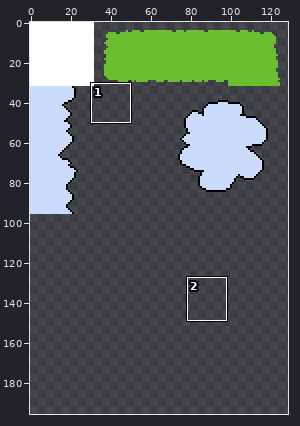
Sprite sheet, stored at textures/dreamland.png. Above, an overview of the earlier version with the close-up marked.
Close-up. The starting point:
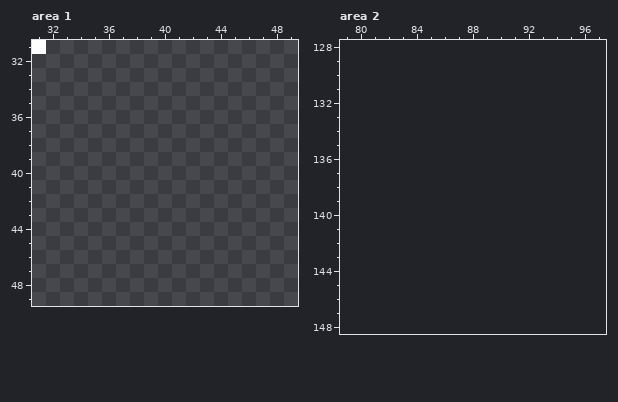
The file is 128x128 pixels. Shown: area 1: x 31..49, y 31..49; area 2: x 79..97, y 128..148. The old version is drawn lined up with the new one, on the new canvas. The wide view leaves out empty margins. The commit also changed other parts of the picture, which this record leaves out.
The same view after the edit:
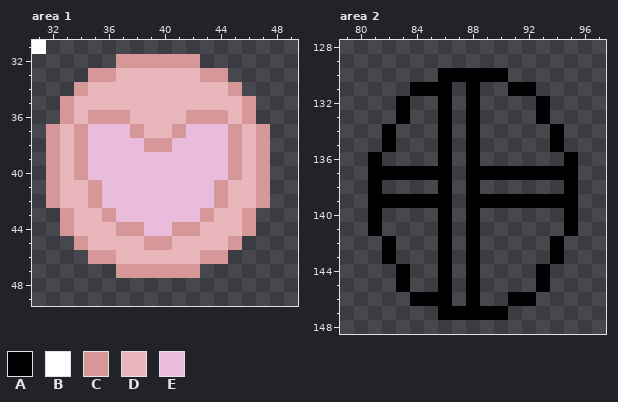
Palette (. is transparent): A #000000  B #ffffff  C #d59797  D #e8b6bb  E #eabcdc
The edit:
{"change": "canvas 128x128 -> 256x256"}
{"where": "area 1"}
{"y":32,"x":37,"old":"......","new":"CCCCCC"}
{"y":33,"x":35,"old":"..........","new":"CCDDDDDDCC"}
{"y":34,"x":34,"old":"............","new":"CDDDDDDDDDDC"}
{"y":35,"x":33,"old":"..............","new":"CDDDDDDDDDDDDC"}
{"y":36,"x":33,"old":"..............","new":"CDCCCDDDDCCCDC"}
{"y":37,"x":32,"old":"................","new":"CDCEEECDDCEEECDC"}
{"y":38,"x":32,"old":"................","new":"CDCEEEECCEEEECDC"}
{"y":39,"x":32,"old":"................","new":"CDCEEEEEEEEEECDC"}
{"y":40,"x":32,"old":"................","new":"CDCEEEEEEEEEECDC"}
{"y":41,"x":32,"old":"................","new":"CDDCEEEEEEEECDDC"}
{"y":42,"x":32,"old":"................","new":"CDDCEEEEEEEECDDC"}
{"y":43,"x":33,"old":"..............","new":"CDDCEEEEEECDDC"}
{"y":44,"x":33,"old":"..............","new":"CDDDCCEECCDDDC"}
{"y":45,"x":34,"old":"............","new":"CDDDDCCDDDDC"}
{"y":46,"x":35,"old":"..........","new":"CCDDDDDDCC"}
{"y":47,"x":37,"old":"......","new":"CCCCCC"}
{"where": "area 2"}
{"y":130,"x":86,"old":".....","new":"AAAAA"}
{"y":131,"x":84,"old":"...","new":"AAA"}
{"y":131,"x":88,"old":".","new":"A"}
{"y":131,"x":91,"old":"..","new":"AA"}
{"y":132,"x":83,"old":".","new":"A"}
{"y":132,"x":86,"old":".","new":"A"}
{"y":132,"x":88,"old":".","new":"A"}
{"y":132,"x":93,"old":".","new":"A"}
{"y":133,"x":83,"old":".","new":"A"}
{"y":133,"x":86,"old":".","new":"A"}
{"y":133,"x":88,"old":".","new":"A"}
{"y":133,"x":93,"old":".","new":"A"}
{"y":134,"x":82,"old":".","new":"A"}
{"y":134,"x":86,"old":".","new":"A"}
{"y":134,"x":88,"old":".","new":"A"}
{"y":134,"x":94,"old":".","new":"A"}
{"y":135,"x":82,"old":".","new":"A"}
{"y":135,"x":86,"old":".","new":"A"}
{"y":135,"x":88,"old":".","new":"A"}
{"y":135,"x":94,"old":".","new":"A"}
{"y":136,"x":81,"old":".","new":"A"}
{"y":136,"x":86,"old":".","new":"A"}
{"y":136,"x":88,"old":".","new":"A"}
{"y":136,"x":95,"old":".","new":"A"}
{"y":137,"x":81,"old":"......","new":"AAAAAA"}
{"y":137,"x":88,"old":"........","new":"AAAAAAAA"}
{"y":138,"x":81,"old":".","new":"A"}
{"y":138,"x":86,"old":".","new":"A"}
{"y":138,"x":88,"old":".","new":"A"}
{"y":138,"x":95,"old":".","new":"A"}
{"y":139,"x":81,"old":"......","new":"AAAAAA"}
{"y":139,"x":88,"old":"........","new":"AAAAAAAA"}
{"y":140,"x":81,"old":".","new":"A"}
{"y":140,"x":86,"old":".","new":"A"}
{"y":140,"x":88,"old":".","new":"A"}
{"y":140,"x":95,"old":".","new":"A"}
{"y":141,"x":81,"old":".","new":"A"}
{"y":141,"x":86,"old":".","new":"A"}
{"y":141,"x":88,"old":".","new":"A"}
{"y":141,"x":95,"old":".","new":"A"}
{"y":142,"x":82,"old":".","new":"A"}
{"y":142,"x":86,"old":".","new":"A"}
{"y":142,"x":88,"old":".","new":"A"}
{"y":142,"x":94,"old":".","new":"A"}
{"y":143,"x":82,"old":".","new":"A"}
{"y":143,"x":86,"old":".","new":"A"}
{"y":143,"x":88,"old":".","new":"A"}
{"y":143,"x":94,"old":".","new":"A"}
{"y":144,"x":83,"old":".","new":"A"}
{"y":144,"x":86,"old":".","new":"A"}
{"y":144,"x":88,"old":".","new":"A"}
{"y":144,"x":93,"old":".","new":"A"}
{"y":145,"x":83,"old":".","new":"A"}
{"y":145,"x":86,"old":".","new":"A"}
{"y":145,"x":88,"old":".","new":"A"}
{"y":145,"x":93,"old":".","new":"A"}
{"y":146,"x":84,"old":"...","new":"AAA"}
{"y":146,"x":88,"old":".","new":"A"}
{"y":146,"x":91,"old":"..","new":"AA"}
{"y":147,"x":86,"old":".....","new":"AAAAA"}
{"label":"added","picture_box":[46,54,270,278]}
{"label":"added","picture_box":[368,68,578,320]}
